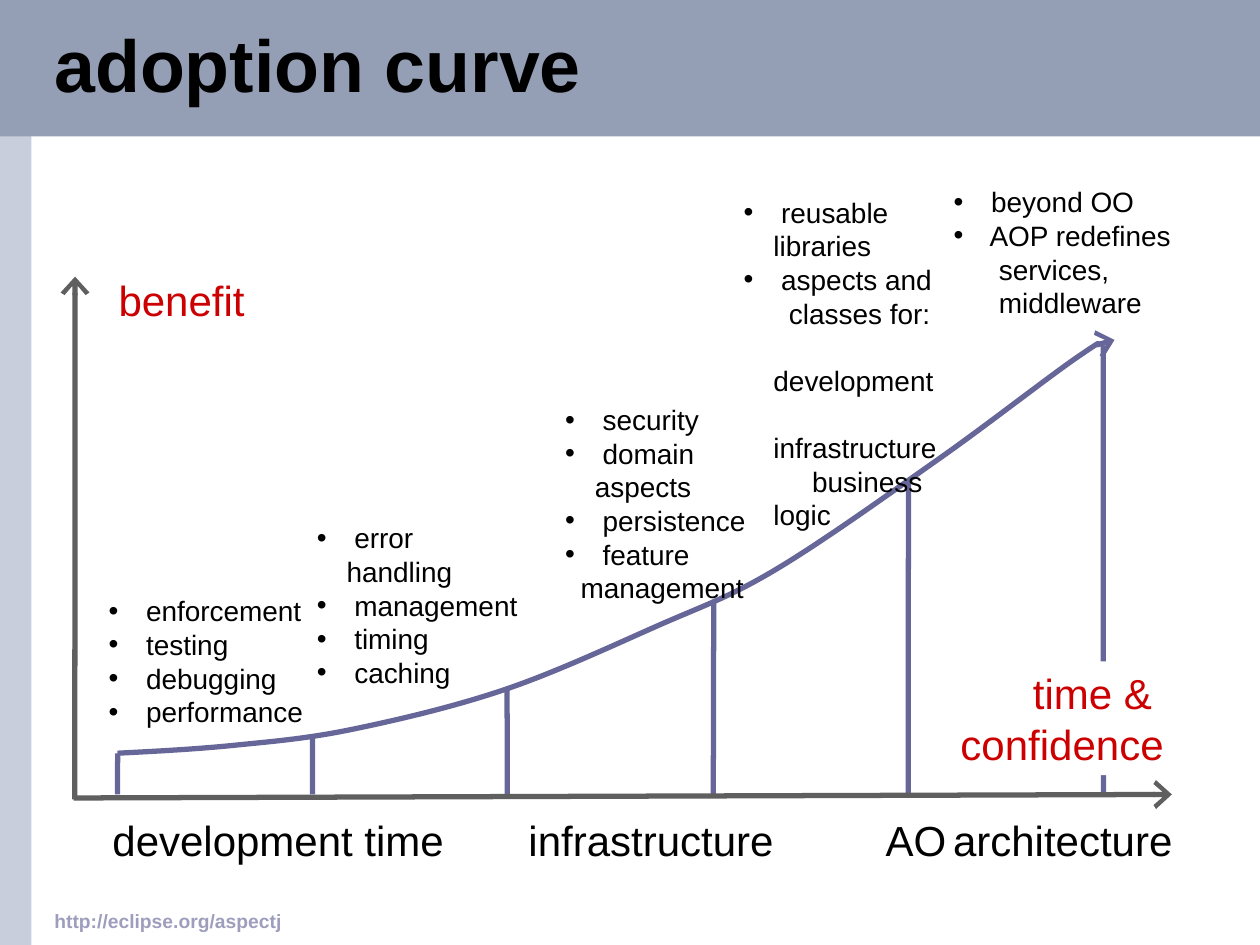
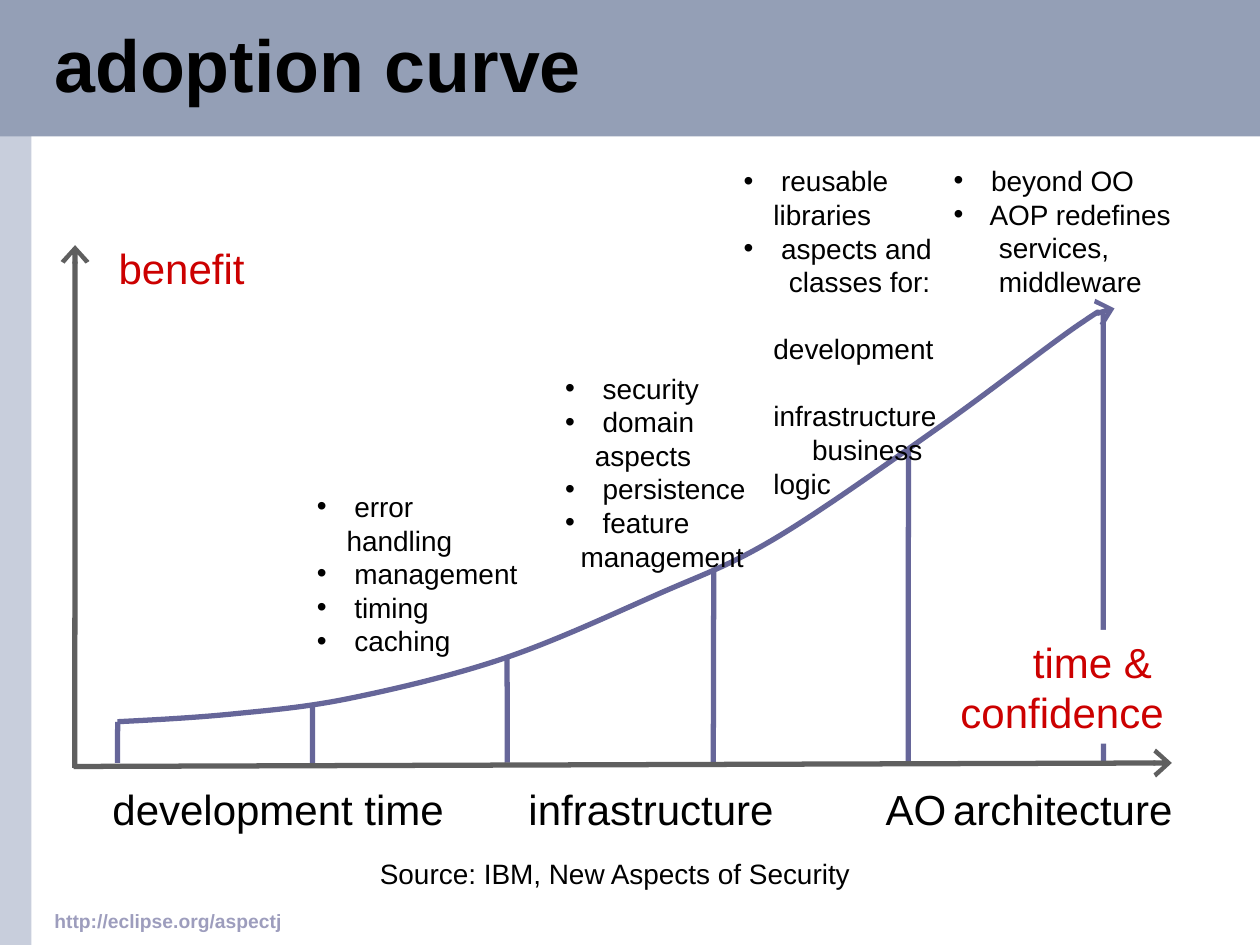
Before and after one commit to eclipse-aspectj/aspectj, a slide deck: slide 17 of docs/teaching/demos/oopsla2003.ppt. Drawn at 1260x945 pixels with LibreOffice and Linux fonts; fonts in the diff are those of the drawing; background and template pictures are left out. Boxes give left, top, right and bottom in pixels: in the first picture for what was removed or moved away, otherwise in the second. Text is boxed around its words. In the diff, an @@ line names an element or a change of style, - is before the commit and + after.

Commit message:
added credit for adoption slide, fixed tomcat slides

```diff
--- a/docs/teaching/demos/oopsla2003.ppt
+++ b/docs/teaching/demos/oopsla2003.ppt
@@ text "beyond OO": place and size @@
-text "beyond OO" at (990, 191, 1171, 314)
+text "beyond OO" at (990, 170, 1171, 293)
@@ text removed at (146, 600, 303, 727) @@
-• enforcement
-• testing
-• debugging
-• performance
@@ 8 texts, 6 lines, 2 arrows, 1 freeform shape: place and size @@
-8 texts, 6 lines, 2 arrows, 1 freeform shape at (73, 202, 1172, 865)
+8 texts, 6 lines, 2 arrows, 1 freeform shape at (73, 170, 1172, 833)
@@ text added at (380, 863, 850, 890), 16 pt, text #000000 @@
+Source: IBM, New Aspects of Security
```
Also in this commit, not shown: 2 other slides changed, 1 slide added, 1 slide removed.
